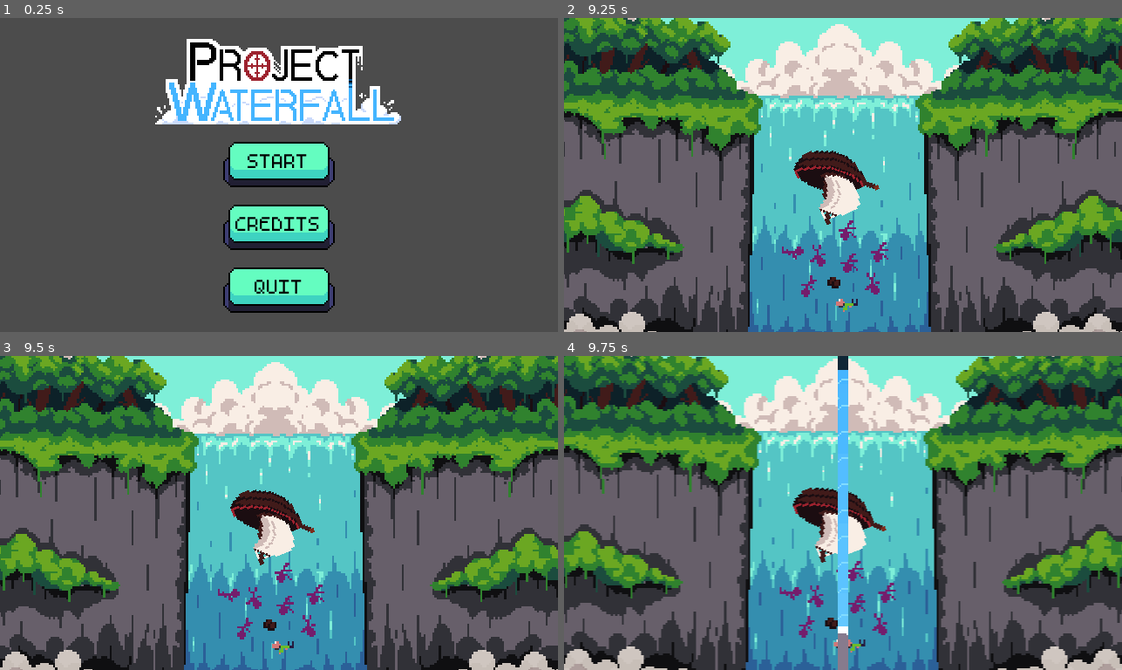
Above: before the commit, frames 1-4 (two rows, left to right).
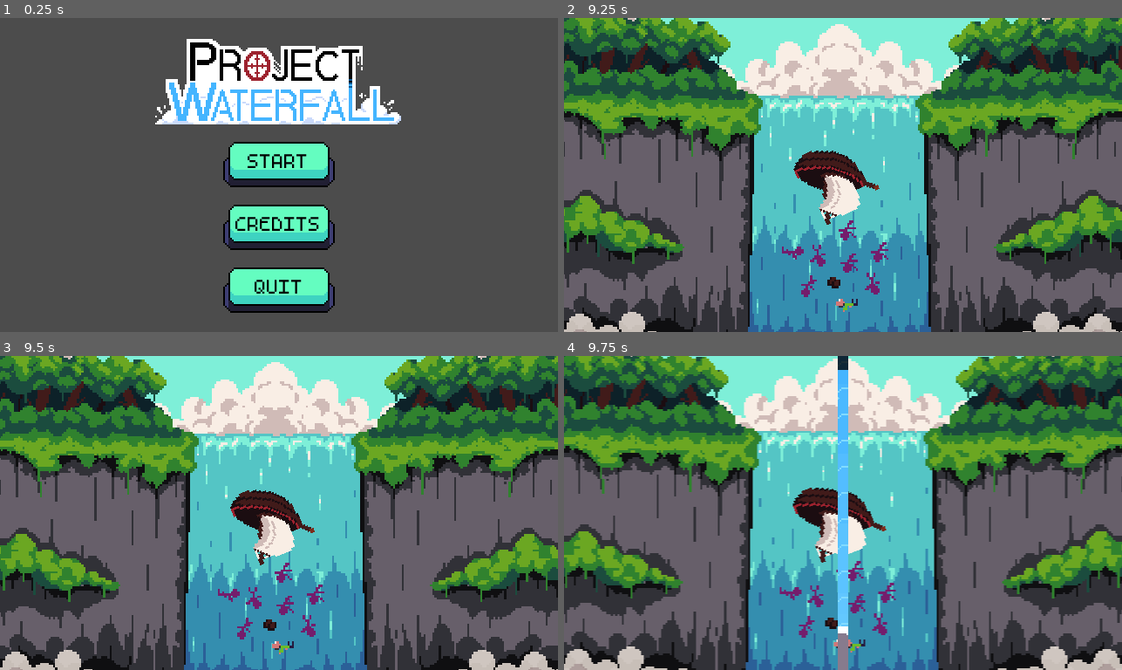
Above: after the commit, the same moments.

Repository: DissonantVoid/Project-Waterfall
Game: Godot game, scene res://scenes/game/menu.tscn
Same seed, same stepped clock (60 frames per second), same inputs: the game is played once before the commit and once after it.
Inputs (mouse positions are in pixels of both pictures, inside the frame that each line leads up to):
- Up to frame 1 (0.25 s): no input
- Up to frame 2 (9.25 s): click "START" at 0.5 s; move the mouse to (965, 159) at 1.27 s; move the mouse to (731, 190) at 2.02 s; move the mouse to (898, 105) at 2.77 s; move the mouse to (815, 237) at 3.52 s; move the mouse to (1010, 222) at 4.27 s; move the mouse to (675, 127) at 5.02 s; move the mouse to (870, 175) at 5.77 s; move the mouse to (759, 96) at 6.52 s; move the mouse to (965, 159) at 7.27 s; move the mouse to (731, 190) at 8.02 s; move the mouse to (898, 105) at 8.77 s
- Up to frame 3 (9.5 s): no input
- Up to frame 4 (9.75 s): move the mouse to (815, 575) at 9.52 s

Frames 1-3 are identical in both runs. In frame 4, 0.2% of the frame differs, in the area x 49-51%, y 7-87%.

Commit message:
simplified game background logic

Diff:
--- a/scenes/game/main.gd
+++ b/scenes/game/main.gd
@@ -1,6 +1,5 @@
 extends Node2D
 
-onready var _background : TextureRect = $Background
 onready var _camera : Camera2D = $GameCamera
 onready var _spawn_timer : Timer = $Timers/SpawnTimer
 onready var _chars_container : Node2D = $Characters
@@ -76,12 +75,6 @@
 		_increment_points(_levels_rules[_current_level]["points_per_miss"])
 		$Splash.play()
 
-func _on_next_background_timeout():
-	var new_y_pos : float = _background.texture.region.position.y + _background.texture.region.size.y
-	if new_y_pos >= _background.texture.atlas.get_height():
-		new_y_pos = 0
-	_background.texture.region.position.y = new_y_pos
-
 func _increment_points(value : float):
 	_current_progress = clamp(_current_progress + value, 0, _points_to_win)
 
--- a/scenes/game/main.tscn
+++ b/scenes/game/main.tscn
@@ -38,9 +38,73 @@
 outline_color = Color( 0, 0, 0, 1 )
 font_data = ExtResource( 6 )
 
-[sub_resource type="AtlasTexture" id=11]
+[sub_resource type="AtlasTexture" id=16]
 atlas = ExtResource( 4 )
 region = Rect2( 0, 0, 320, 180 )
+
+[sub_resource type="AtlasTexture" id=17]
+atlas = ExtResource( 4 )
+region = Rect2( 0, 180, 320, 180 )
+
+[sub_resource type="AtlasTexture" id=18]
+atlas = ExtResource( 4 )
+region = Rect2( 0, 360, 320, 180 )
+
+[sub_resource type="AtlasTexture" id=19]
+atlas = ExtResource( 4 )
+region = Rect2( 0, 540, 320, 180 )
+
+[sub_resource type="AtlasTexture" id=20]
+atlas = ExtResource( 4 )
+region = Rect2( 0, 720, 320, 180 )
+
+[sub_resource type="AtlasTexture" id=21]
+atlas = ExtResource( 4 )
+region = Rect2( 0, 900, 320, 180 )
+
+[sub_resource type="AtlasTexture" id=22]
+atlas = ExtResource( 4 )
+region = Rect2( 0, 1080, 320, 180 )
+
+[sub_resource type="AtlasTexture" id=23]
+atlas = ExtResource( 4 )
+region = Rect2( 0, 1260, 320, 180 )
+
+[sub_resource type="AtlasTexture" id=24]
+atlas = ExtResource( 4 )
+region = Rect2( 0, 1440, 320, 180 )
+
+[sub_resource type="AtlasTexture" id=25]
+atlas = ExtResource( 4 )
+region = Rect2( 0, 1620, 320, 180 )
+
+[sub_resource type="AtlasTexture" id=26]
+atlas = ExtResource( 4 )
+region = Rect2( 0, 1800, 320, 180 )
+
+[sub_resource type="AtlasTexture" id=27]
+atlas = ExtResource( 4 )
+region = Rect2( 0, 1980, 320, 180 )
+
+[sub_resource type="AtlasTexture" id=28]
+atlas = ExtResource( 4 )
+region = Rect2( 0, 2160, 320, 180 )
+
+[sub_resource type="AtlasTexture" id=29]
+atlas = ExtResource( 4 )
+region = Rect2( 0, 2340, 320, 180 )
+
+[sub_resource type="AtlasTexture" id=30]
+atlas = ExtResource( 4 )
+region = Rect2( 0, 2520, 320, 180 )
+
+[sub_resource type="SpriteFrames" id=31]
+animations = [ {
+"frames": [ SubResource( 16 ), SubResource( 17 ), SubResource( 18 ), SubResource( 19 ), SubResource( 20 ), SubResource( 21 ), SubResource( 22 ), SubResource( 23 ), SubResource( 24 ), SubResource( 25 ), SubResource( 26 ), SubResource( 27 ), SubResource( 28 ), SubResource( 29 ), SubResource( 30 ) ],
+"loop": true,
+"name": "default",
+"speed": 16.0
+} ]
 
 [sub_resource type="ParticlesMaterial" id=13]
 emission_shape = 2
@@ -132,13 +196,12 @@
 custom_fonts/font = SubResource( 10 )
 text = "PAUSED"
 
-[node name="Background" type="TextureRect" parent="."]
-margin_right = 640.0
-margin_bottom = 360.0
-rect_min_size = Vector2( 640, 360 )
-mouse_filter = 2
-texture = SubResource( 11 )
-expand = true
+[node name="Background" type="AnimatedSprite" parent="."]
+position = Vector2( 320, 180 )
+scale = Vector2( 2, 2 )
+frames = SubResource( 31 )
+frame = 5
+playing = true
 
 [node name="GameCamera" type="Camera2D" parent="."]
 position = Vector2( 320, 180 )
@@ -262,10 +325,6 @@
 
 [node name="SpawnTimer" type="Timer" parent="Timers"]
 one_shot = true
-
-[node name="NextBackground" type="Timer" parent="Timers"]
-wait_time = 0.07
-autostart = true
 
 [node name="Falling" type="AudioStreamPlayer" parent="."]
 stream = ExtResource( 15 )
@@ -285,4 +344,3 @@
 [connection signal="timeout" from="Spawners/PowerupsSpawner/SpawnTimer" to="Spawners/PowerupsSpawner" method="_on_spawn_timer_timeout"]
 [connection signal="body_entered" from="Abyss" to="." method="_on_abyss_body_entered"]
 [connection signal="timeout" from="Timers/SpawnTimer" to="." method="_on_spawn_timeout"]
-[connection signal="timeout" from="Timers/NextBackground" to="." method="_on_next_background_timeout"]
Not shown: 1 places in scenes/game/main.tscn that only renumber resources
